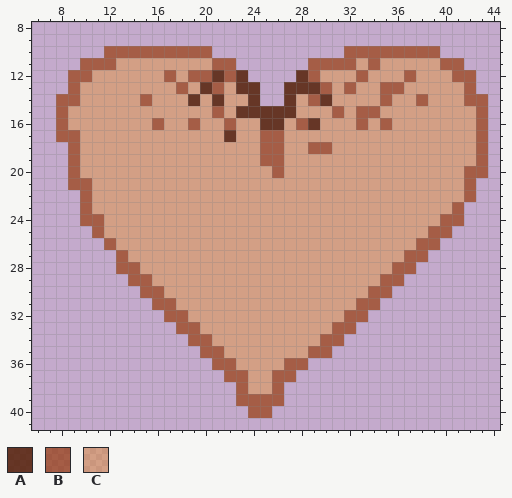
Pixel-art sprite: Assets/graffat/heartass.png. The picture above was drawn from the file before the commit.
The file is 50x50 pixels. Shown: x 6..44, y 8..41.
Palette (. is transparent): A #511c00d0  B #953500a8  C #ee8a0059
New version:
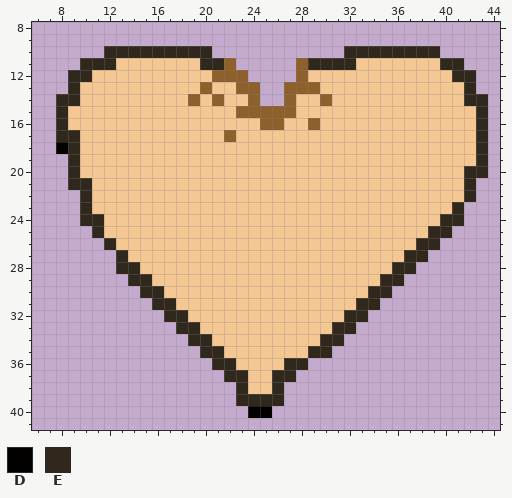
Colours new in this view: D #020100  E #31281d
Changes in this commit:
Colour A changes from #511c00d0 to #8e602c.
Colour C changes from #ee8a0059 to #f4c793.
The edit adds colour A in row 11 at x 28.
Colour B gives way to colour A in rows 11 to 12 at x 22.
Colour B gives way to colour C in row 11 at x 34; in row 12 at x 17, 19 to 20, 29, 33 and 37; in row 13 at x 18, 21, 30, 32 and 35 to 36; in row 14 at x 15, 29, 35 and 38; in row 15 at x 21, 31 and 33 to 34; in row 16 at x 16, 19, 22, 28, 33 and 35.
Colour B gives way to colour C in row 17 at x 25 to 26; in row 18 at x 25 to 26 and 29 to 30; in row 19 at x 25 to 26; in row 20 at x 26.
The edit adds colour D in row 18 at x 8.
Colour B gives way to colour D in row 40 at x 24 to 25.
Colour B gives way to colour E in row 10 at x 12 to 20 and 32 to 39; in row 11 at x 10 to 12, 21, 29 to 32 and 40 to 41; in row 12 at x 9 to 10 and 41 to 42; in row 13 at x 9 and 42; in row 14 at x 8 to 9 and 42 to 43; in rows 15 to 16 at x 8 and 43.
Colour B gives way to colour E in row 17 at x 8 to 9 and 43; in rows 18 to 19 at x 9 and 43; in row 20 at x 9 and 42 to 43; in row 21 at x 9 to 10 and 42; in row 22 at x 10 and 42; in row 23 at x 10 and 41.
Colour B gives way to colour E in row 24 at x 10 to 11 and 40 to 41; in row 25 at x 11 and 39 to 40; in row 26 at x 12 and 38 to 39; in row 27 at x 13 and 37 to 38; in row 28 at x 13 to 14 and 36 to 37; in row 29 at x 14 to 15 and 35 to 36.
Colour B gives way to colour E in row 30 at x 15 to 16 and 34 to 35; in row 31 at x 16 to 17 and 33 to 34; in row 32 at x 17 to 18 and 32 to 33; in row 33 at x 18 to 19 and 31 to 32; in row 34 at x 19 to 20 and 30 to 31; in row 35 at x 20 to 21 and 29 to 30.
Colour B gives way to colour E in row 36 at x 21 to 22 and 27 to 28; in row 37 at x 22 to 23 and 26 to 27; in row 38 at x 23 and 26; in row 39 at x 23 to 26.
Colour C gives way to colour E in row 11 at x 20.
Changed places in both pictures, as pixel boxes (x1, y1, x2, y2):
changed: (56, 46, 488, 418)
